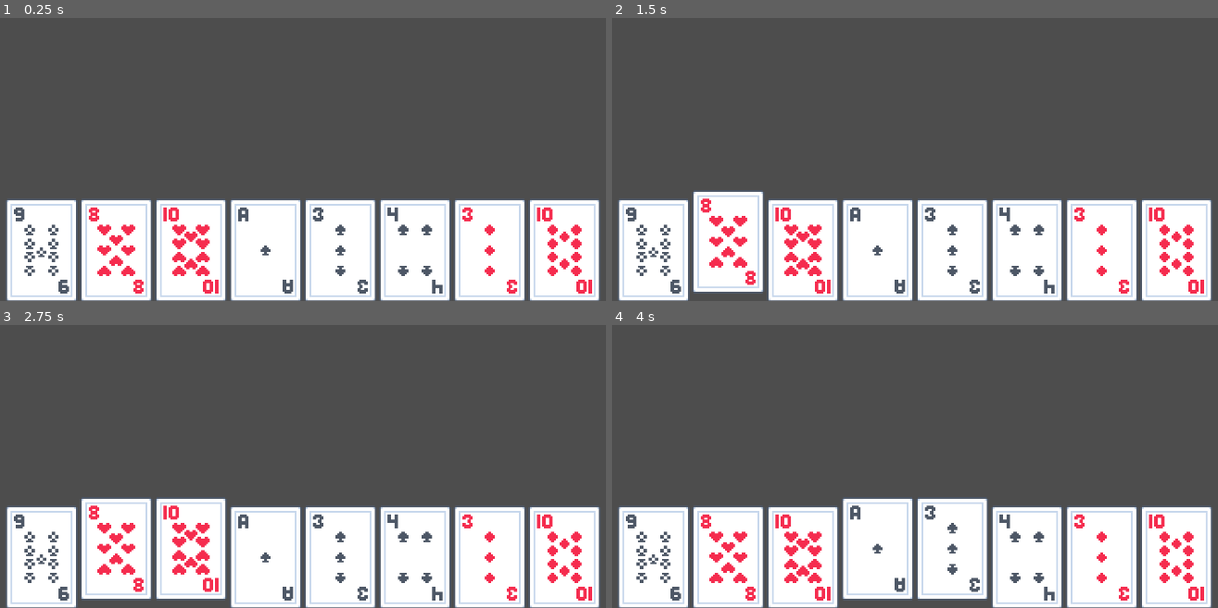
Above: before the commit, frames 1-4 (two rows, left to right).
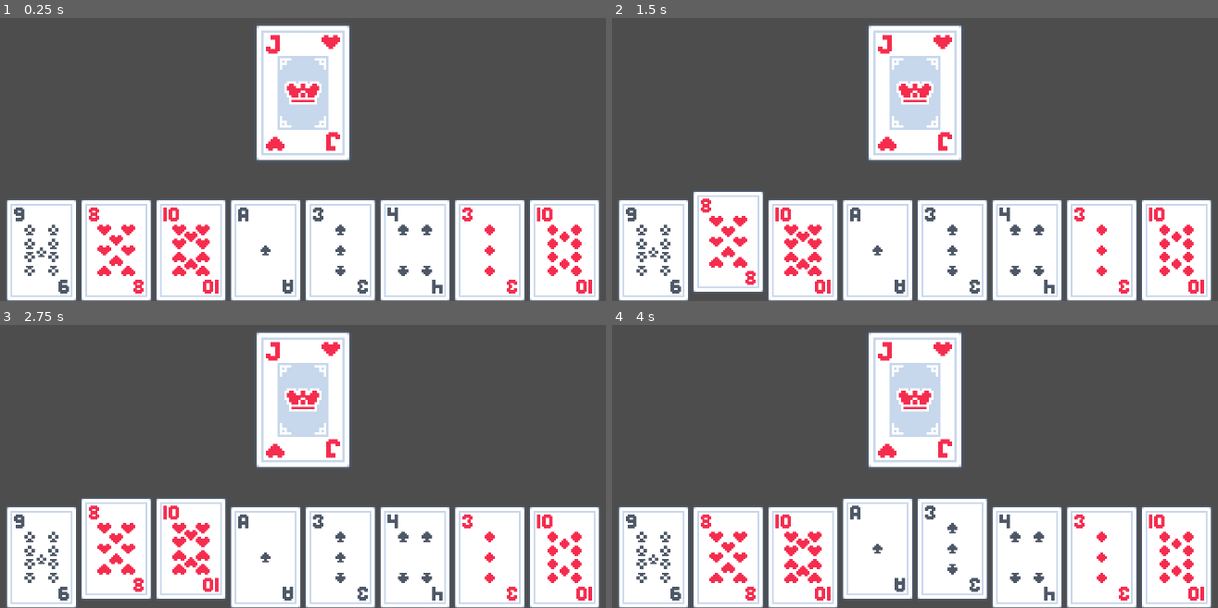
Above: after the commit, the same moments.

Repository: austintian03/regicide-clone
Game: Godot game, scene res://scenes/game.tscn
The game is run twice, just before and just after one commit, with the same random seed, the same clock (stepped at 60 frames per second) and the same inputs.
Inputs (mouse positions are in pixels of both pictures, inside the frame that each line leads up to):
- Up to frame 1 (0.25 s): no input
- Up to frame 2 (1.5 s): tap Enter at 0.5 s; move the mouse to (654, 250) at 0.52 s; press the mouse at (654, 250) at 0.53 s; tap Space at 1.25 s; move the mouse to (727, 250) at 1.27 s; release the mouse at (727, 250) at 1.28 s; right-click (727, 250) at 1.35 s; click (727, 250) at 1.42 s
- Up to frame 3 (2.75 s): tap Enter at 2 s; move the mouse to (193, 557) at 2.02 s; press the mouse at (193, 557) at 2.03 s
- Up to frame 4 (4 s): tap Space at 2.75 s; move the mouse to (878, 557) at 2.77 s; release the mouse at (878, 557) at 2.78 s; right-click (878, 557) at 2.85 s; click (878, 557) at 2.92 s; tap Enter at 3.5 s; move the mouse to (951, 557) at 3.52 s; press the mouse at (951, 557) at 3.53 s

The runs differ from the first frame. In frame 1, 7.8% of the frame differs, in the area x 42-58%, y 1-51%; in frame 2, 7.8%; in frame 3, 7.8%; in frame 4, 7.8%.

Commit message:
Handle initialization of Enemies pile and BossCard

Diff:
--- a/scenes/game.tscn
+++ b/scenes/game.tscn
@@ -1,7 +1,8 @@
-[gd_scene load_steps=3 format=3 uid="uid://bil1xv3khbk0v"]
+[gd_scene load_steps=4 format=3 uid="uid://bil1xv3khbk0v"]
 
 [ext_resource type="Script" uid="uid://gb7octs05p8b" path="res://scripts/game.gd" id="1_lnu2h"]
 [ext_resource type="PackedScene" uid="uid://d2l0peexqj83j" path="res://scenes/hand_ui.tscn" id="2_yqjtg"]
+[ext_resource type="PackedScene" uid="uid://cb06iatai6s6i" path="res://scenes/boss_card.tscn" id="3_lnu2h"]
 
 [node name="Game" type="Node2D"]
 script = ExtResource("1_lnu2h")
@@ -10,3 +11,6 @@
 [node name="CanvasLayer" type="CanvasLayer" parent="."]
 
 [node name="HandUI" parent="CanvasLayer" instance=ExtResource("2_yqjtg")]
+
+[node name="BossCard" parent="." instance=ExtResource("3_lnu2h")]
+position = Vector2(640, 360)
--- a/scripts/game.gd
+++ b/scripts/game.gd
@@ -1,6 +1,8 @@
 extends Node2D
 
 @onready var hand: HandUI = $CanvasLayer/HandUI
+@onready var boss_card: BossCard = $BossCard
+
 var deck := CardPile.new("Deck")
 var enemies := CardPile.new("Enemies")
 var discard := CardPile.new("Discard")
@@ -13,16 +15,25 @@
 
 # Called when the node enters the scene tree for the first time.
 func _ready() -> void:
-	# populate deck resource with cards and draw cards into Hand
-	populate_deck()
+	# populate player deck with cards and draw starting hand
+	populate(deck, NUMS)
 	fill_hand()
+	# populate enemy pile with the royals
+	populate_enemies()
+	boss_card.set_card(enemies.draw_card())
 
-func populate_deck() -> void:
+func populate(pile: CardPile, ranks: Array) -> void:
 	for s in SUITS:
-		for r in NUMS:
-			deck.add_card(CardResource.new(s, r))
-	deck.shuffle()
-	print(deck)
+		for r in ranks:
+			pile.add_card(CardResource.new(s, r))
+	pile.shuffle()
+	print(pile)
+
+func populate_enemies() -> void:
+	var temp_pile = CardPile.new("temp")
+	for r in ROYALS:
+		populate(temp_pile, [r])
+		enemies.add_cards(temp_pile.draw_cards(temp_pile.get_size()))
 
 func fill_hand(num_cards: int = 8) -> void:
 	var hand_size = hand.hand_size()
